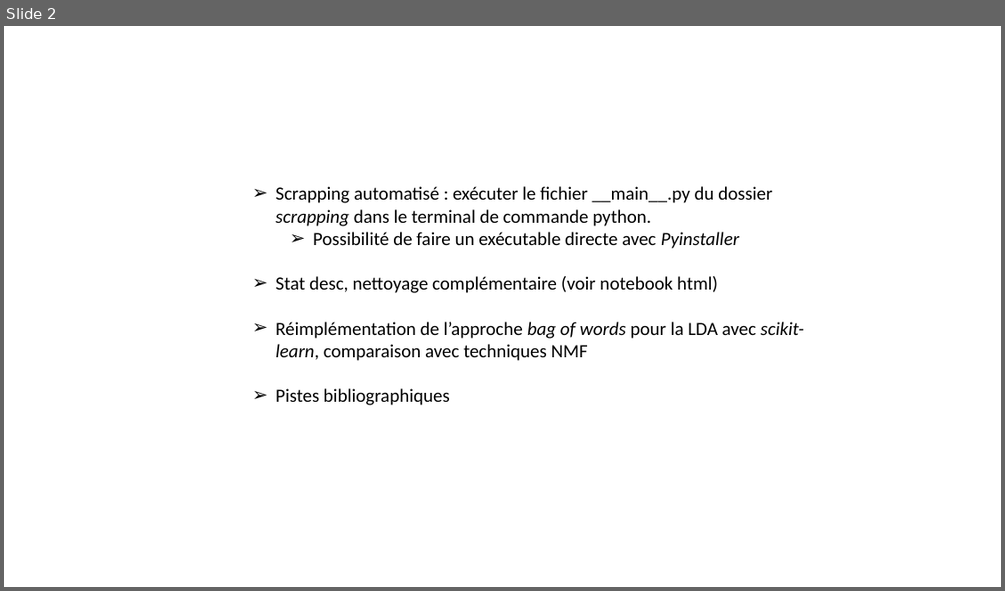
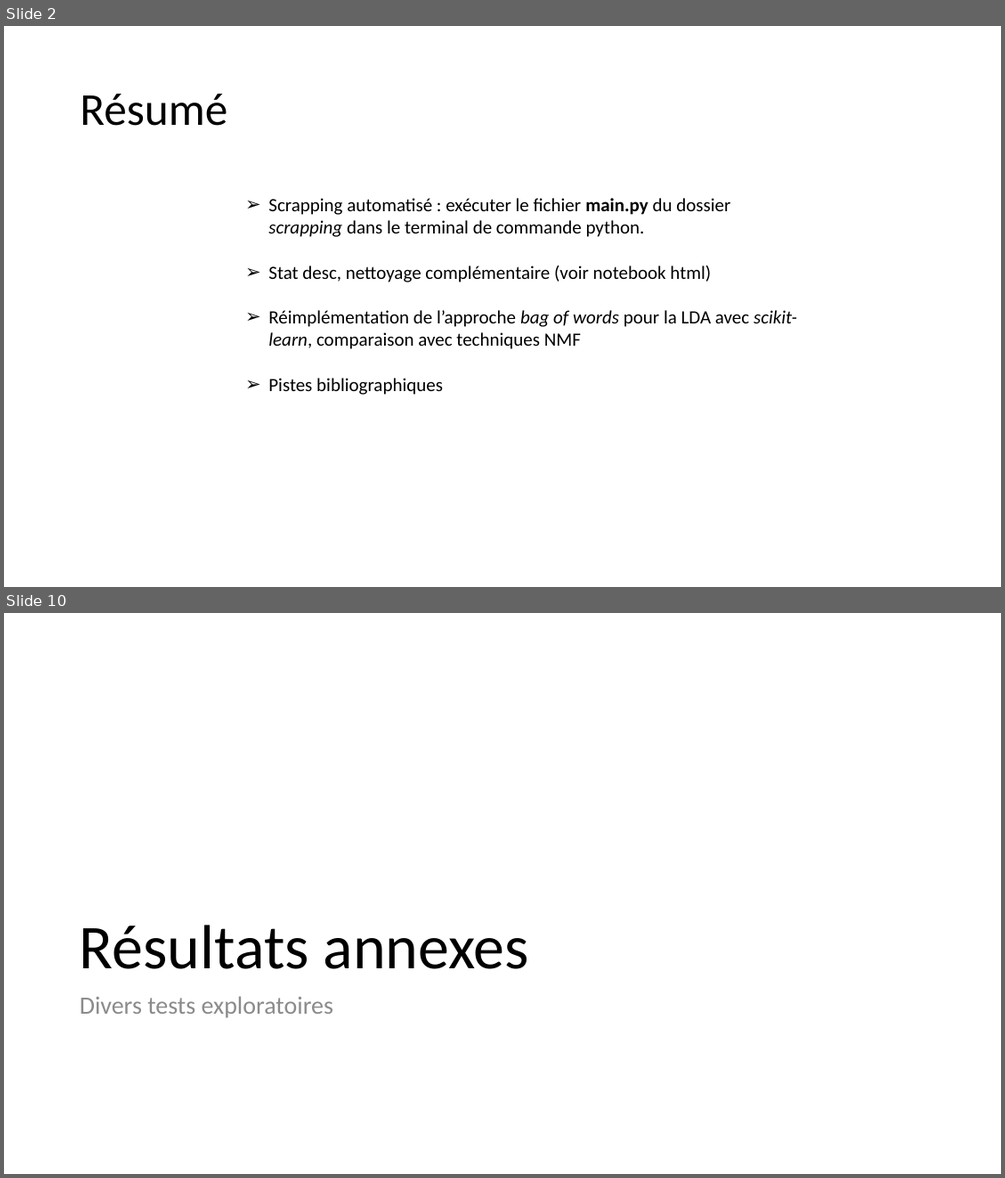
Before and after one commit to erialc-cal/NLP-FOMC, a slide deck: Pour_reu/reu1.pptx. Shown one above the other, each under a label of ours: slide 2 before the commit, slides 2 and 10 after it; the slides between them are not shown. The pictures are 1005x591 and 1005x1178 pixels, drawn with LibreOffice and Linux fonts; fonts in the diff are those of the drawing. Boxes give left, top, right and bottom in pixels: in the first picture for what was removed or moved away, otherwise in the second. Text is boxed around its words. In the diff, an @@ line names an element or a change of style, - is before the commit and + after.

```diff
--- a/Pour_reu/reu1.pptx
+++ b/Pour_reu/reu1.pptx
@@ slide 10 added at (4,613,1001,1174), background #FFFFFF @@
@@ title added at (80,925,529,969), 60 pt, text #000000 @@
+Résultats annexes
@@ text added at (80,996,333,1018), 24 pt, text #8C8C8C @@
+Divers tests exploratoires
@@ slide 2 changed as well @@
@@ title added at (80,94,227,126), 44 pt, text #000000 @@
+Résumé
@@ text "Scrapping automatisé : exécuter le ...": place and size @@
-text "Scrapping automatisé : exécuter le ..." at (275,186,804,405)
+text "Scrapping automatisé : exécuter le ..." at (268,198,797,394)
@@ text at (268,198,730,237): text changed @@
-➢ Scrapping automatisé : exécuter le fichier __main__.py du dossier scrapping dans le terminal de commande python.
-  ➢ Possibilité de faire un exécutable directe avec Pyinstaller
+➢ Scrapping automatisé : exécuter le fichier main.py du dossier scrapping dans le terminal de commande python.
```
Also in this commit, not shown: 5 other slides changed, 7 other slides added, 3 slides removed, 46 other files.
